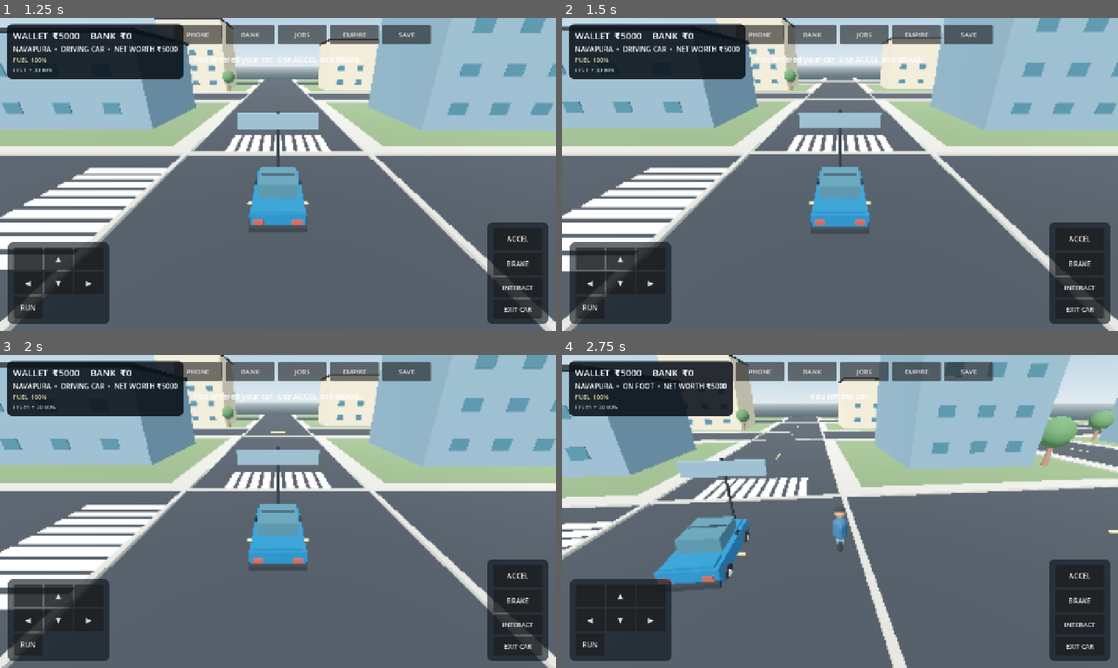
Above: before the commit, frames 1-4 (two rows, left to right).
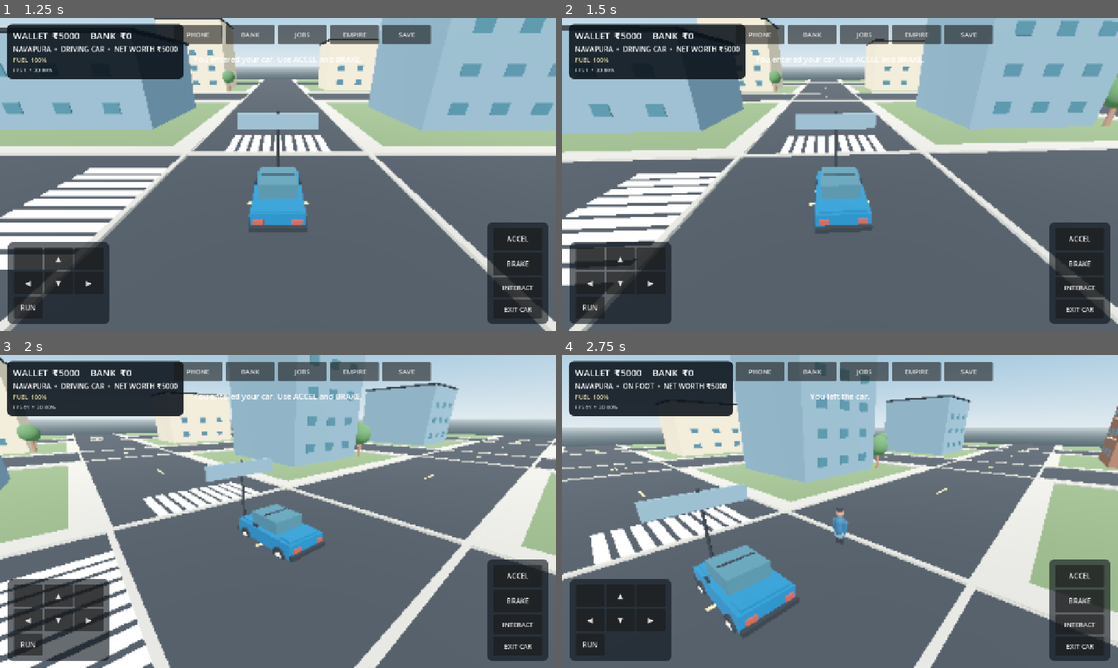
Above: after the commit, the same moments.

Repository: g82202773-coder/-blue-orbit-731
Game: Godot game, scene res://scenes/main.tscn
Same seed, same stepped clock (60 frames per second), same inputs: the game is played once before the commit and once after it.
Inputs (mouse positions are in pixels of both pictures, inside the frame that each line leads up to):
- Up to frame 1 (1.25 s): move the mouse to (400, 158) at 0.52 s; hold D (move_right) from 0.53 s (still down); tap E (interact) at 0.6 s; click (400, 158) at 0.67 s
- Up to frame 2 (1.5 s): release D (move_right) at 1.25 s; drag from (728, 190) to (812, 237) at 1.27 s
- Up to frame 3 (2 s): no input
- Up to frame 4 (2.75 s): move the mouse to (895, 442) at 2.02 s; hold D (move_right) from 2.03 s (still down); tap E (interact) at 2.1 s; click (895, 442) at 2.17 s

Frame 1 is identical in both runs. In frame 2, 18% of the frame differs, in the area x 0-100%, y 0-100%; in frame 3, 48%; in frame 4, 49%.

Commit message:
Add mobile swipe and desktop right-drag camera orbit controls

Diff:
--- a/scripts/main.gd
+++ b/scripts/main.gd
@@ -26,6 +26,8 @@
 
 var driving := false
 var car_speed := 0.0
+var camera_yaw := 0.0
+var camera_distance := 8.5
 var move_touch := Vector2.ZERO
 var run_touch := false
 var throttle_touch := 0.0
@@ -769,6 +771,7 @@
     phone_box.add_child(phone_info)
     _add_button(phone_box, "OPEN BANK", _toggle_bank, 180.0)
     _add_button(phone_box, "REFUEL VEHICLE • ₹300", _refuel_vehicle, 180.0)
+    _add_button(phone_box, "RESET CAMERA", _reset_camera, 180.0)
     _add_button(phone_box, "JOB BOARD", _job_action, 180.0)
     _add_button(phone_box, "MY EMPIRE", _toggle_empire, 180.0)
     _add_button(phone_box, "CLOSE PHONE", _hide_panels, 180.0)
@@ -945,9 +948,23 @@
 
 func _update_camera(delta: float) -> void:
     var focus := active_vehicle.global_position if driving and is_instance_valid(active_vehicle) else player.global_position
-    var desired := focus + Vector3(0.0, 5.0, 8.5)
+    var offset := Vector3(0.0, 5.0, camera_distance).rotated(Vector3.UP, camera_yaw)
+    var desired := focus + offset
     camera.global_position = camera.global_position.lerp(desired, clampf(delta * 5.0, 0.0, 1.0))
     camera.look_at(focus + Vector3(0.0, 1.0, 0.0), Vector3.UP)
+
+func _reset_camera() -> void:
+    camera_yaw = 0.0
+    camera_distance = 8.5
+    _show_toast("Camera reset.")
+
+func _unhandled_input(event: InputEvent) -> void:
+    if event is InputEventScreenDrag:
+        camera_yaw -= event.relative.x * 0.004
+        camera_distance = clampf(camera_distance + event.relative.y * 0.018, 6.0, 13.0)
+    elif event is InputEventMouseMotion and Input.is_mouse_button_pressed(MOUSE_BUTTON_RIGHT):
+        camera_yaw -= event.relative.x * 0.004
+        camera_distance = clampf(camera_distance + event.relative.y * 0.018, 6.0, 13.0)
 
 func _update_job_progress() -> void:
     if job_stage == 0:
